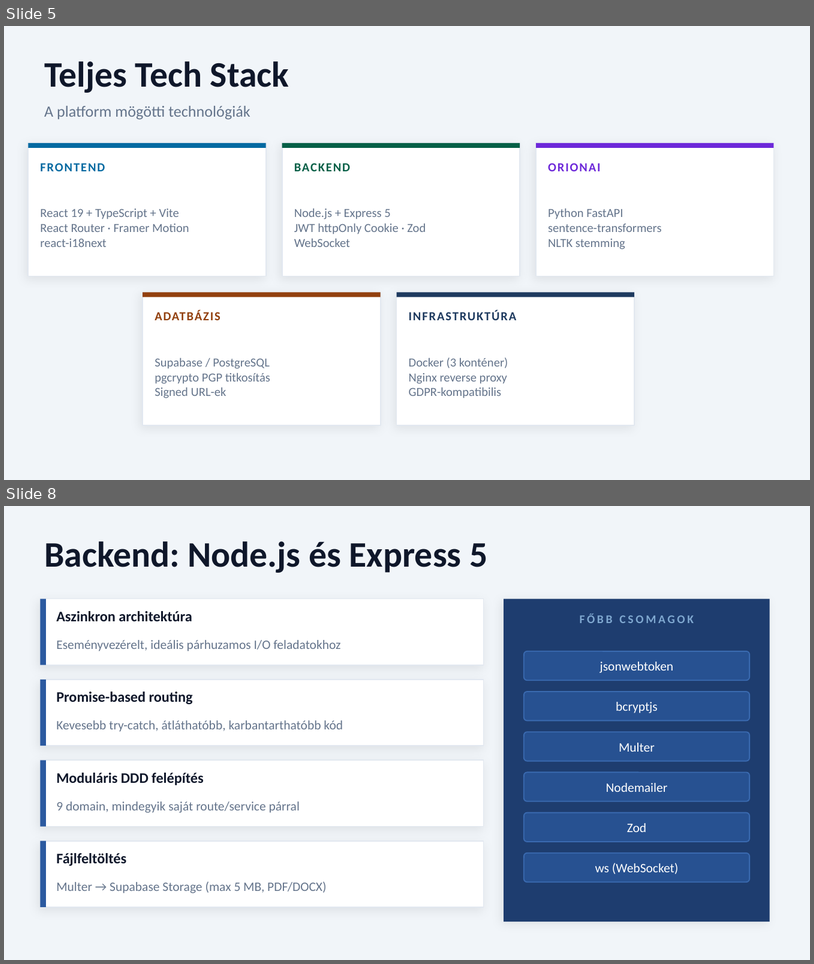
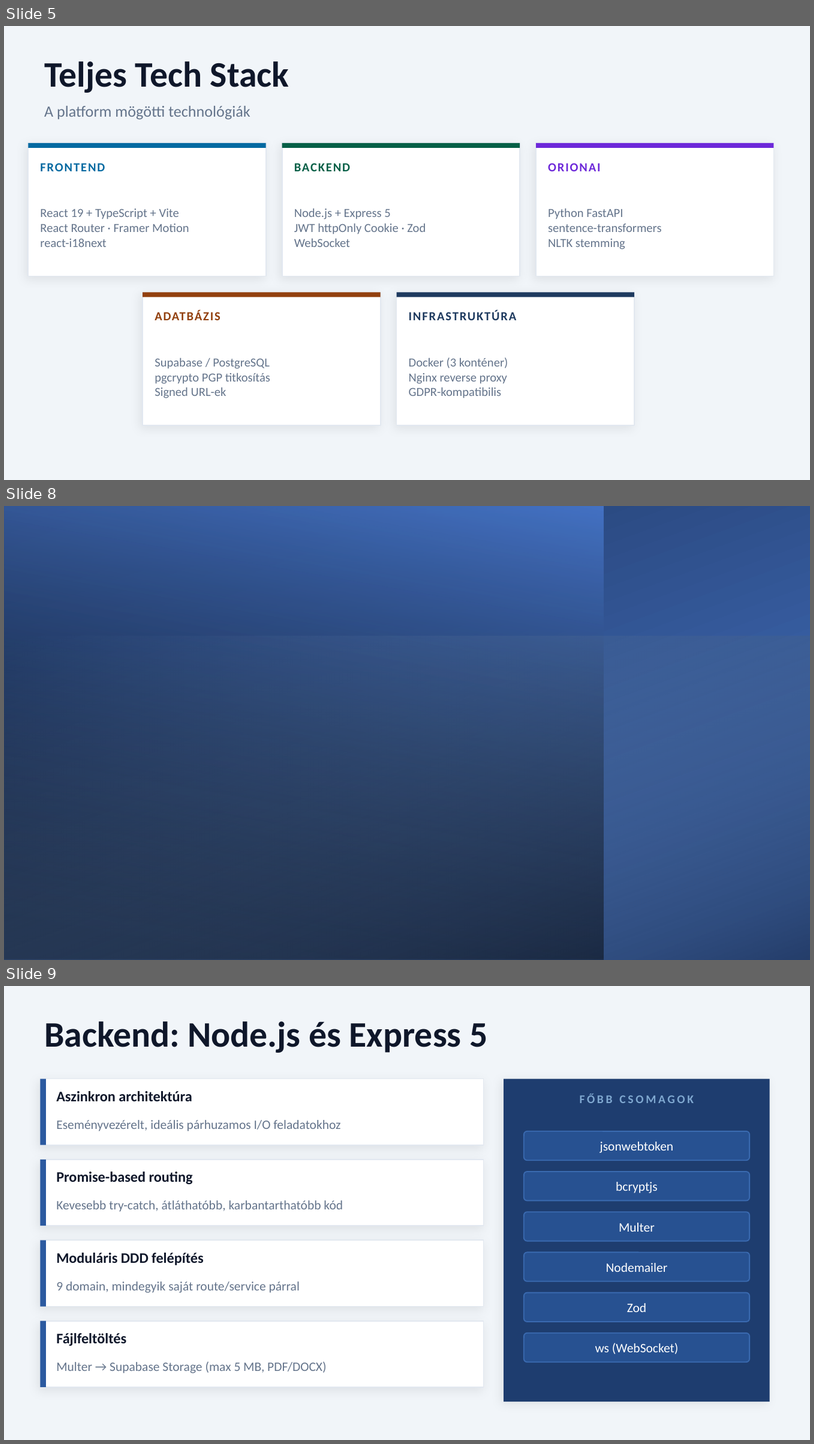
Before and after one commit to DomonkosTech/Orion, a slide deck: docs/Orion_Prezentacio.pptx. Shown one above the other, each under a label of ours: slides 5 and 8 before the commit, slides 5, 8 and 9 after it; the slides between them are not shown. The pictures are 814x964 and 814x1444 pixels, drawn with LibreOffice and Linux fonts; fonts in the diff are those of the drawing; background and template pictures are left out. Boxes give left, top, right and bottom in pixels: in the first picture for what was removed or moved away, otherwise in the second. Text is boxed around its words. In the diff, an @@ line names an element or a change of style, - is before the commit and + after.

```diff
--- a/docs/Orion_Prezentacio.pptx
+++ b/docs/Orion_Prezentacio.pptx
@@ slide 8 added at box(4, 506, 810, 960), background picture (left out) @@
@@ rectangle added at box(4, 506, 810, 959), fill gradient #4472C4 to #203864 @@
@@ rectangle added at box(4, 506, 604, 959), fill gradient #000000 to #4472C4 @@
@@ rectangle added at box(4, 636, 810, 960), fill gradient #9DC3E6 to #000000 @@
@@ what was slide 8 is now slide 9 @@
```
Also in this commit, not shown: 12 slides changed, 4 other slides added, 1 other file.
